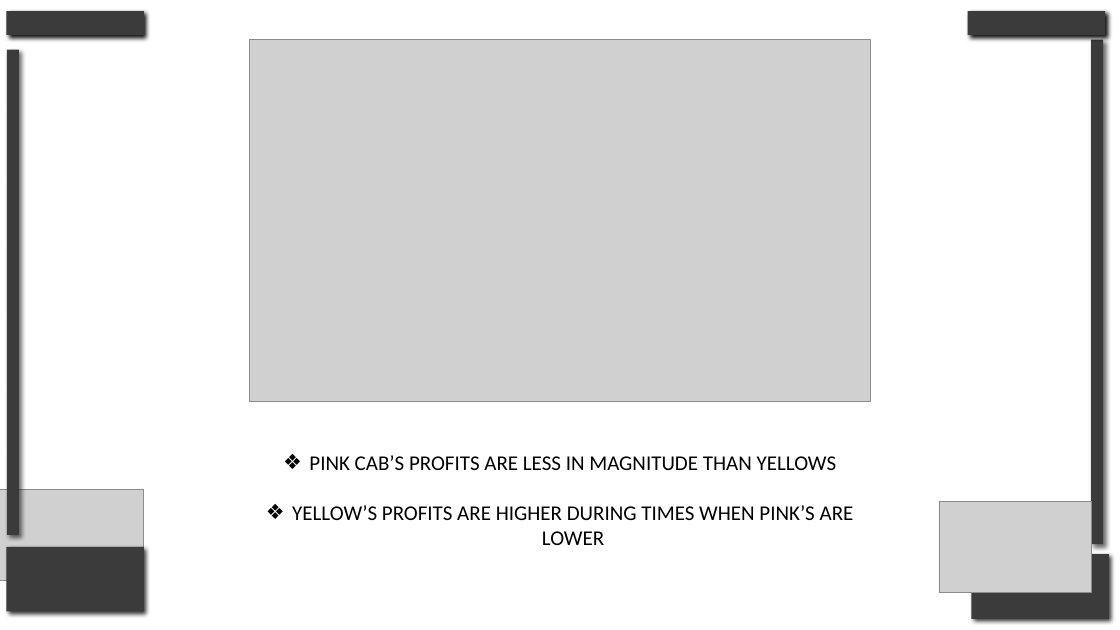
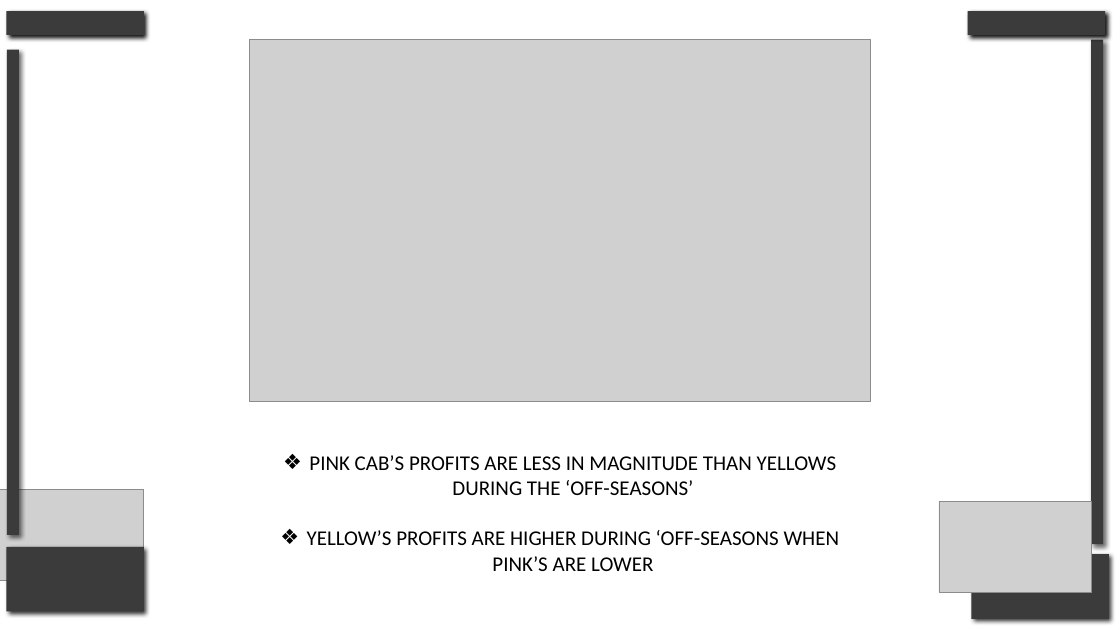
Before and after one commit to Drew5040/Portfolio, a slide deck: slide 8 of Sample1_Exploratory.Data.Analysis/eda.presentation.pptx. Drawn at 1120x630 pixels with LibreOffice and Linux fonts; fonts in the diff are those of the drawing; grey boxes stand for pictures. Boxes give left, top, right and bottom in pixels: in the first picture for what was removed or moved away, otherwise in the second. Text is boxed around its words. In the diff, an @@ line names an element or a change of style, - is before the commit and + after.

```diff
--- a/Sample1_Exploratory.Data.Analysis/eda.presentation.pptx
+++ b/Sample1_Exploratory.Data.Analysis/eda.presentation.pptx
@@ text at (307,455,840,571): text changed @@
-❖ PINK CAB’S PROFITS ARE LESS IN MAGNITUDE THAN YELLOWS
-❖ YELLOW’S PROFITS ARE HIGHER DURING TIMES WHEN PINK’S ARE LOWER
+❖ PINK CAB’S PROFITS ARE LESS IN MAGNITUDE THAN YELLOWS DURING THE ‘OFF-SEASONS’
+❖ YELLOW’S PROFITS ARE HIGHER DURING ‘OFF-SEASONS WHEN PINK’S ARE LOWER
```
Also in this commit, not shown: 16 other slides changed, 2 slides added, 1 slide removed.
